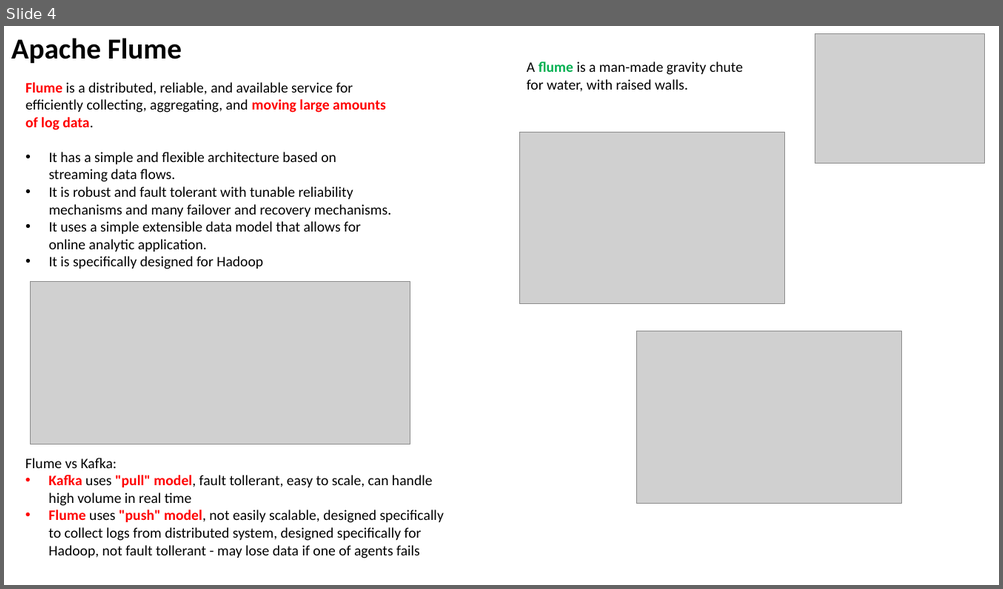
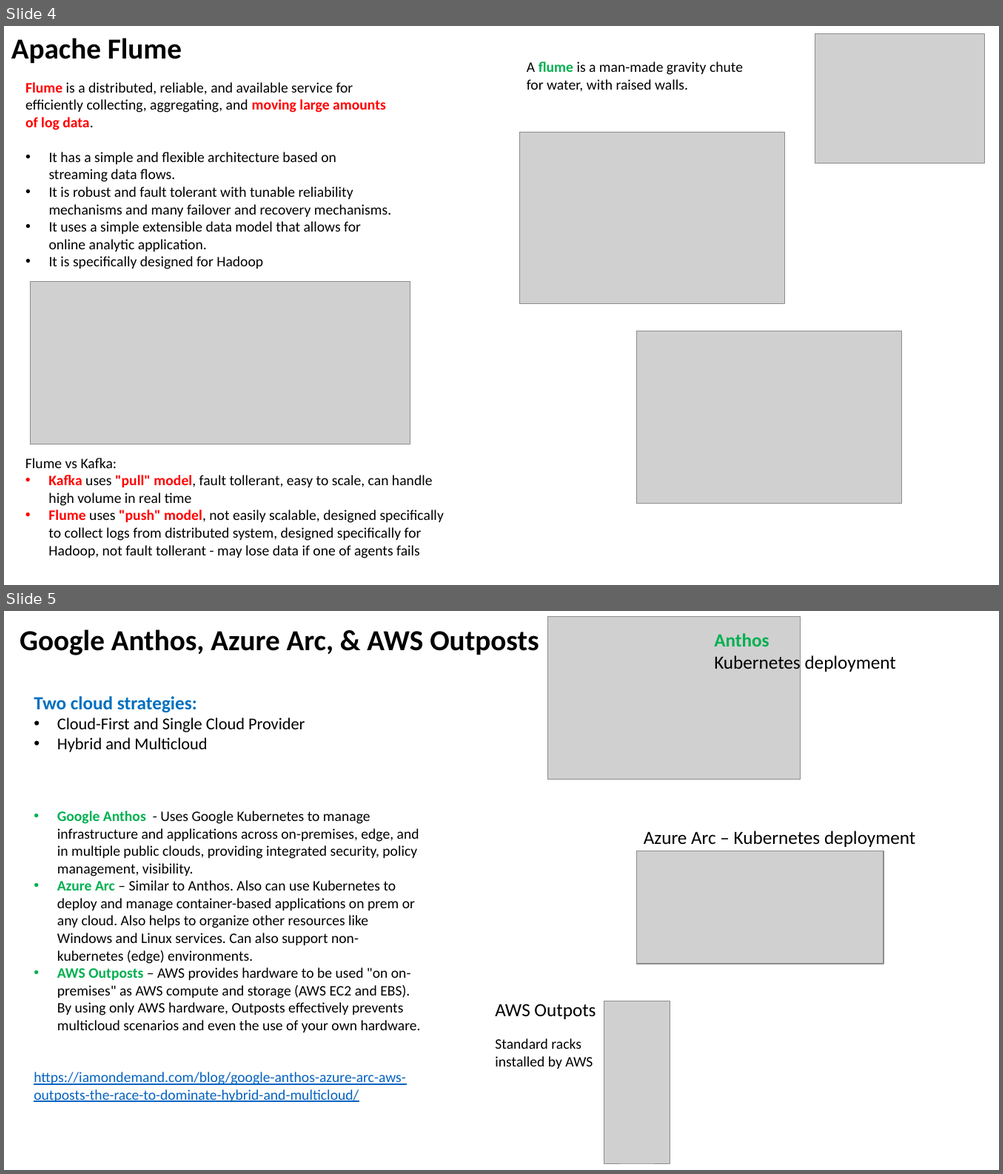
Before and after one commit to lselector/data_architect, a slide deck: DA_13_miscellaneous.pptx. Shown one above the other, each under a label of ours: slide 4 before the commit, slides 4 and 5 after it. The pictures are 1003x589 and 1003x1174 pixels, drawn with LibreOffice and Linux fonts; fonts in the diff are those of the drawing; grey boxes stand for pictures. Boxes give left, top, right and bottom in pixels: in the first picture for what was removed or moved away, otherwise in the second. Text is boxed around its words. In the diff, an @@ line names an element or a change of style, - is before the commit and + after.

```diff
--- a/DA_13_miscellaneous.pptx
+++ b/DA_13_miscellaneous.pptx
@@ slide 5 added at box(4, 611, 999, 1170), background #FFFFFF @@
@@ text added at box(20, 629, 539, 655), 28 pt, text #000000, bold @@
+Google Anthos, Azure Arc, & AWS Outposts
@@ picture added at box(548, 617, 800, 780) @@
@@ text added at box(714, 633, 768, 647), 18 pt, text #00B050, bold @@
+Anthos
@@ text added at box(714, 654, 896, 674), 18 pt, text #000000 @@
+Kubernetes deployment
@@ text added at box(34, 696, 304, 752), 16 pt, text #000000 @@
+Two cloud strategies:
+• Cloud-First and Single Cloud Provider
+• Hybrid and Multicloud
@@ text added at box(34, 811, 421, 1102), 14 pt, text #000000 @@
+• Google Anthos - Uses Google Kubernetes to manage infrastructure and applications across on-premises, edge, and in multiple public clouds, providing integrated security, policy management, visibility.
+• Azure Arc – Similar to Anthos. Also can use Kubernetes to deploy and manage container-based applications on prem or any cloud. Also helps to organize other resources like Windows and Linux services. Can also support non-kubernetes (edge) environments.
+• AWS Outposts – AWS provides hardware to be used "on on-premises" as AWS compute and storage (AWS EC2 and EBS). By using only AWS hardware, Outposts effectively prevents multicloud scenarios and even the use of your own hardware.
+https://iamondemand.com/blog/google-anthos-azure-arc-aws-outposts-the-race-to-dominate-hybrid-and-multicloud/
@@ text added at box(643, 831, 915, 847), 18 pt, text #000000 @@
+Azure Arc – Kubernetes deployment
@@ picture added at box(637, 851, 884, 964) @@
@@ text added at box(495, 1004, 595, 1019), 18 pt, text #000000 @@
+AWS Outpots
@@ picture added at box(604, 1001, 669, 1165) @@
@@ text added at box(495, 1039, 592, 1069), 14 pt, text #000000 @@
+Standard racks
+installed by AWS
```
Also in this commit, not shown: 1 slide changed.
